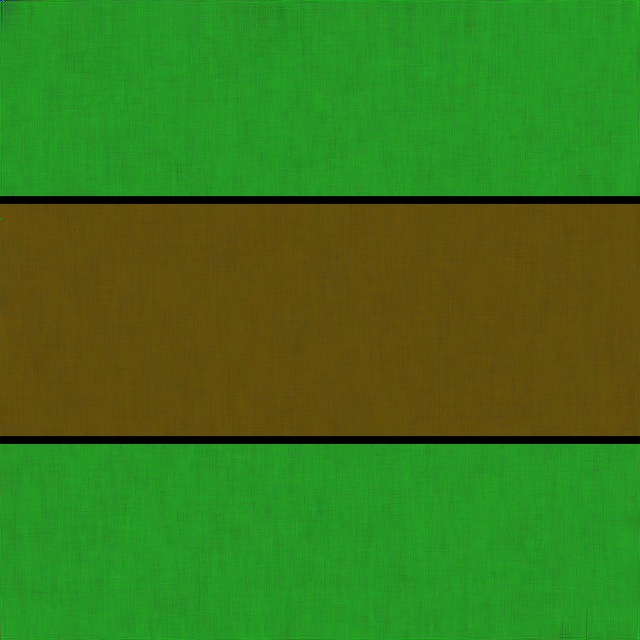
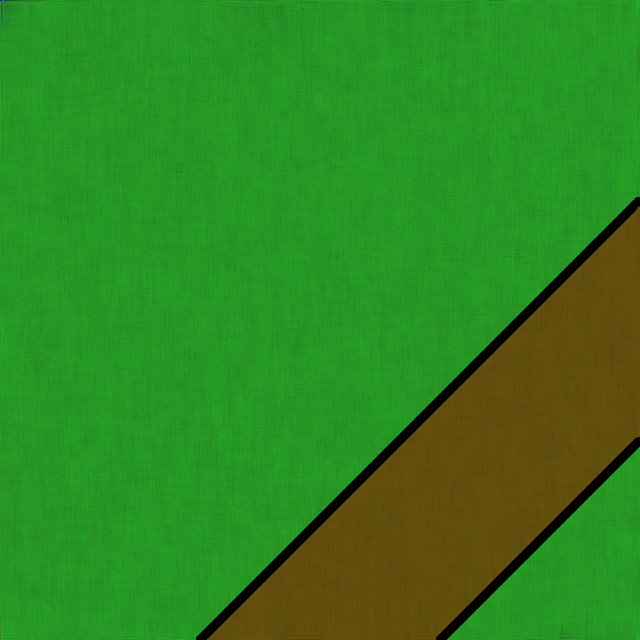
Revision of a layered 640×640 image; what changed, layer by layer:
showed "Road" over box(196, 197, 640, 640)
hid "Road2" over box(0, 196, 640, 444)
hid "Dirt2" over box(0, 201, 640, 441)
showed "Dirt", painted on it over box(201, 201, 640, 640)
